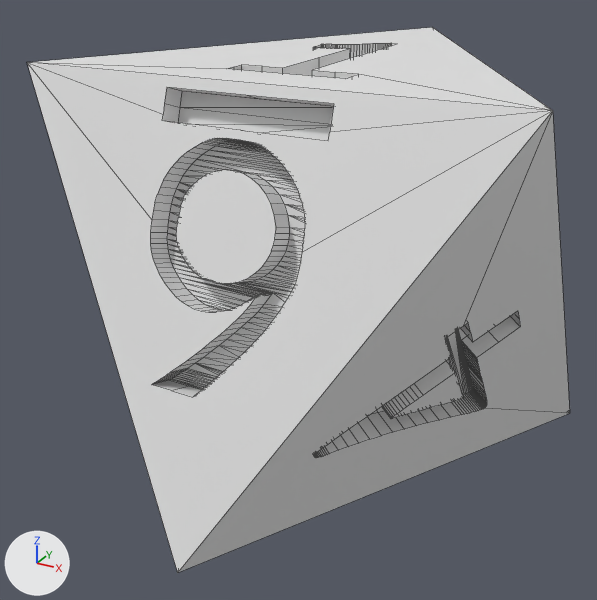
The FBX model Assets/Models/D8.fbx as it was, and as the next commit left it.
The view is the same before and after, from a 50 mm lens placed at (15.1, -29.8, 12.5), pointed at (-0.7, -1.2, -1.8). The axes (+X, +Y, +Z) are drawn at lower left. The lights are the same throughout. Mesh edges are drawn as thin lines. Where no turn or scale is listed for an object, it has been applied to the vertices.

The older version as bpy lines, for what is in view:
```python
me_solid = bpy.data.meshes.new('Solid')
me_solid.from_pydata(...)  # 2687 vertices, 2681 faces; spans x -10.0..10.0, y -11.5..11.5, z -8.4..8.4
ob_solid = bpy.data.objects.new('Solid', me_solid)
ob_solid.location = (0.0, 0.0, 0.0)
```
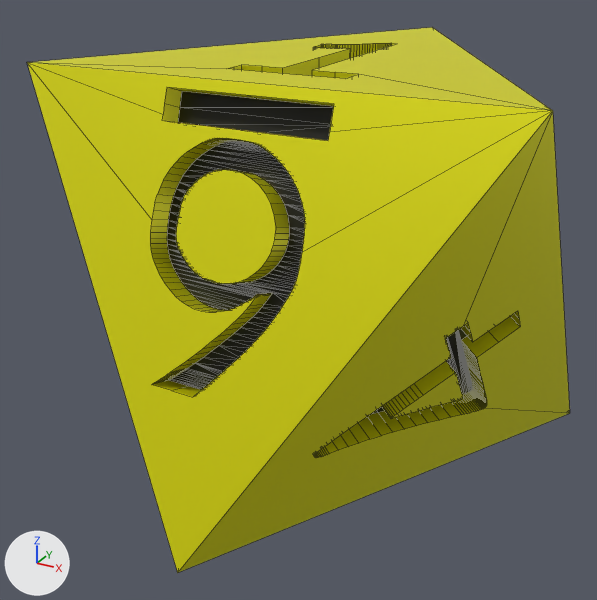
What differs and where, as boxes [x1, y1, x2, y2] in the pictures (597 x 600 px):
part 1 of me_solid, recoloured (grey to yellow): [27, 27, 570, 573] in both
part 2 of me_solid, recoloured: [167, 91, 472, 414] in both

The edits, one by one:
Material 'Black' (mat_black) is new.
Its base color is (0.0, 0.0, 0.0) (black #000000).
Material 'Gold' (mat_gold) is new.
Its base color is (0.8, 0.784, 0.0000231) (yellow #e7e500).
Its metallic is 0.44.
me_solid has 2687 vertices, 2681 faces and spans x -10.0..10.0, y -11.5..11.5, z -8.4..8.4.
me_solid is used by ob_solid; location (0.0, 0.0, 0.0).
me_solid part 1: 1386 of the faces centred in x -9.1..8.9, y -8.9..8.8, z -8.2..8.2 switch from no material to mat_gold (yellow #e7e500).
me_solid part 2: 1295 of the faces centred in x -8.6..8.6, y -8.4..8.3, z -7.3..7.3 switch from no material to mat_black (black #000000).
